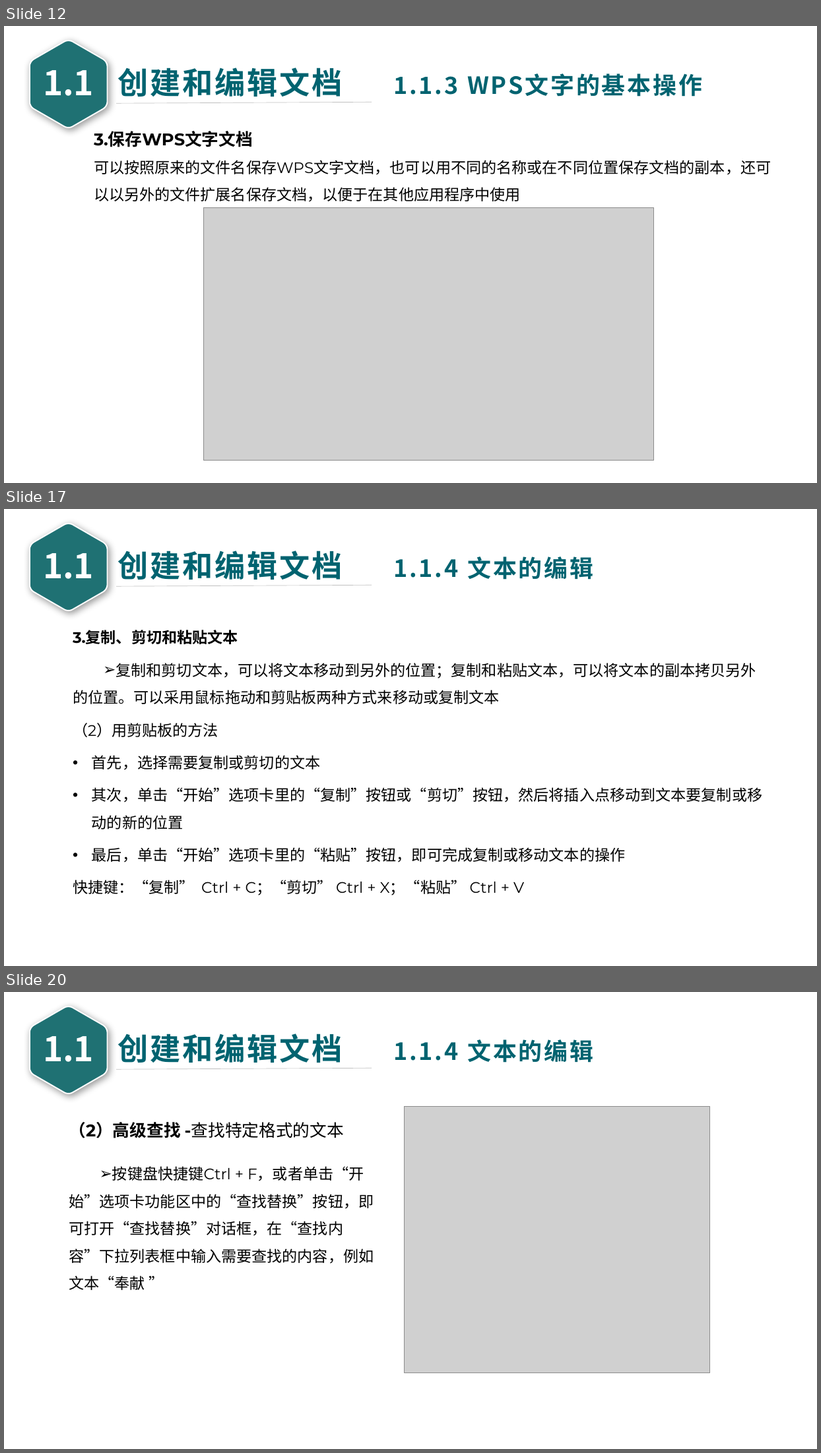
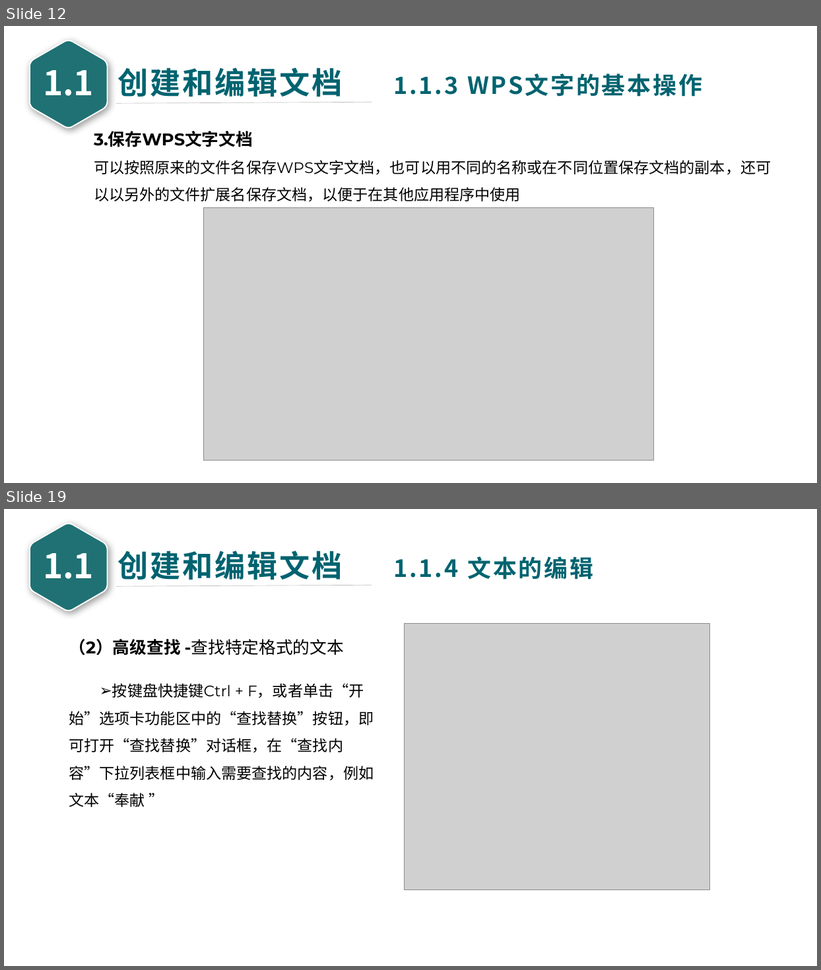
Before and after one commit to glplaman/glplaman.github.io, a slide deck: office/file/wps PPT/第1章 WPS文字文档编辑 - glpla.pptx. Shown one above the other, each under a label of ours: slides 12, 17 and 20 before the commit, slides 12 and 19 after it; the slides between them are not shown. The pictures are 821x1453 and 821x970 pixels, drawn with LibreOffice and Linux fonts; fonts in the diff are those of the drawing; grey boxes stand for pictures. Boxes give left, top, right and bottom in pixels: in the first picture for what was removed or moved away, otherwise in the second. Text is boxed around its words. In the diff, an @@ line names an element or a change of style, - is before the commit and + after.

```diff
--- a/office/file/wps PPT/第1章 WPS文字文档编辑 - glpla.pptx
+++ b/office/file/wps PPT/第1章 WPS文字文档编辑 - glpla.pptx
@@ slide 17 removed at (4,509,817,966), background #FFFFFF @@
@@ freeform shape removed at (30,524,108,611) @@
@@ text removed at (43,553,94,579) @@
-1.1
@@ text removed at (118,551,343,580) @@
-创建和编辑文档
@@ text removed at (393,557,593,580) @@
-1.1.4 文本的编辑
@@ line removed from (116, 586) to (372, 586) @@
@@ text removed at (73,630,762,896) @@
-3.复制、剪切和粘贴文本
-➢ 复制和剪切文本，可以将文本移动到另外的位置；复制和粘贴文本，可以将文本的副本拷贝另外的位置。可以采用鼠标拖动和剪贴板两种方式来移动或复制文本
-（2）用剪贴板的方法
-• 首先，选择需要复制或剪切的文本
-• 其次，单击“开始”选项卡里的“复制”按钮或“剪切”按钮，然后将插入点移动到文本要复制或移动的新的位置
-• 最后，单击“开始”选项卡里的“粘贴”按钮，即可完成复制或移动文本的操作
-快捷键：“复制” Ctrl + C；“剪切” Ctrl + X；“粘贴” Ctrl + V
@@ what was slide 20 is now slide 19 @@
```
Also in this commit, not shown: 6 slides changed, 16 other files.
